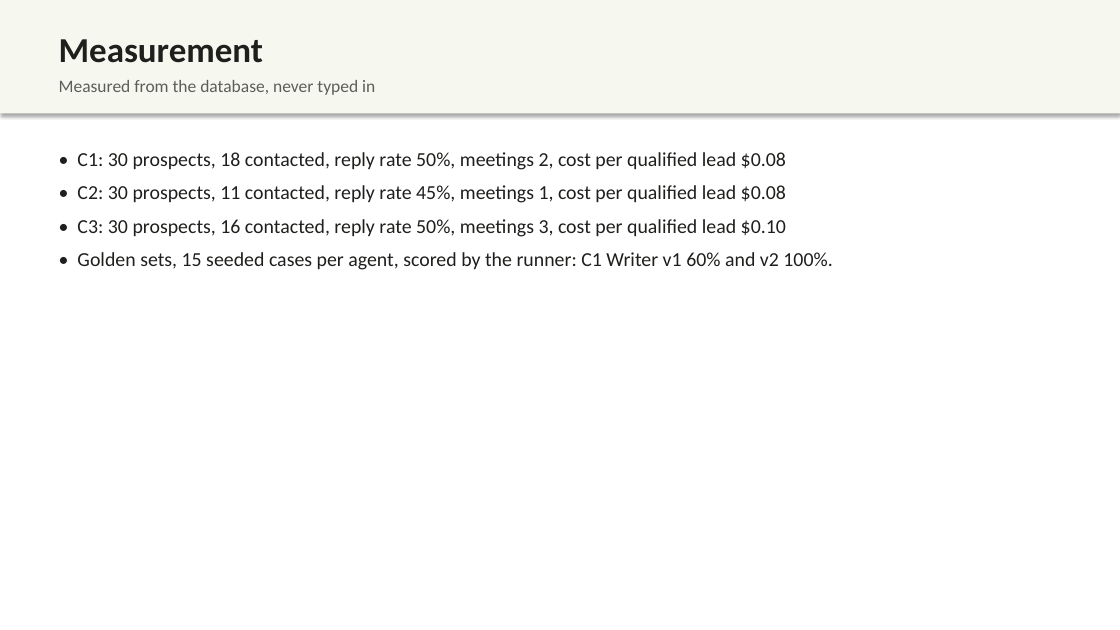
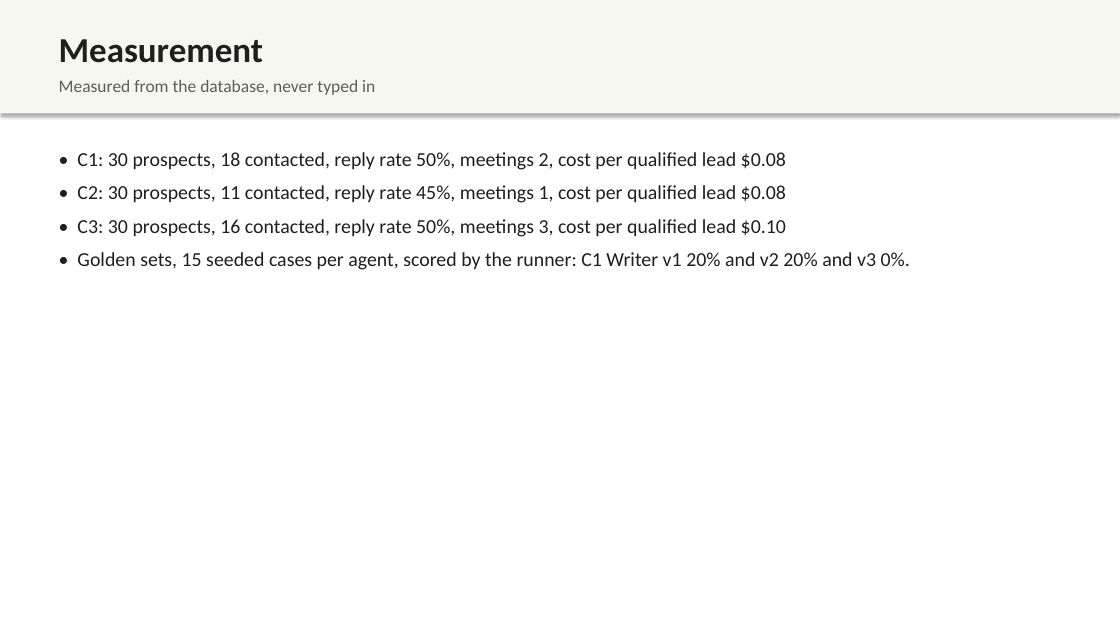
Before and after one commit to kiranG18/Buildathon-2026, a slide deck: slide 11 of docs/deck/Cadence.pptx (slide 10 before the commit). Drawn at 1120x630 pixels with LibreOffice and Linux fonts; fonts in the diff are those of the drawing. Boxes give left, top, right and bottom in pixels: in the first picture for what was removed or moved away, otherwise in the second. Text is boxed around its words. In the diff, an @@ line names an element or a change of style, - is before the commit and + after.

```diff
--- a/docs/deck/Cadence.pptx
+++ b/docs/deck/Cadence.pptx
@@ text at bbox=[77, 252, 910, 270]: text changed @@
-• Golden sets, 15 seeded cases per agent, scored by the runner: C1 Writer v1 60% and v2 100%.
+• Golden sets, 15 seeded cases per agent, scored by the runner: C1 Writer v1 20% and v2 20% and v3 0%.
```
Also in this commit, not shown: 6 other slides changed, 1 slide added, 5 other files.
